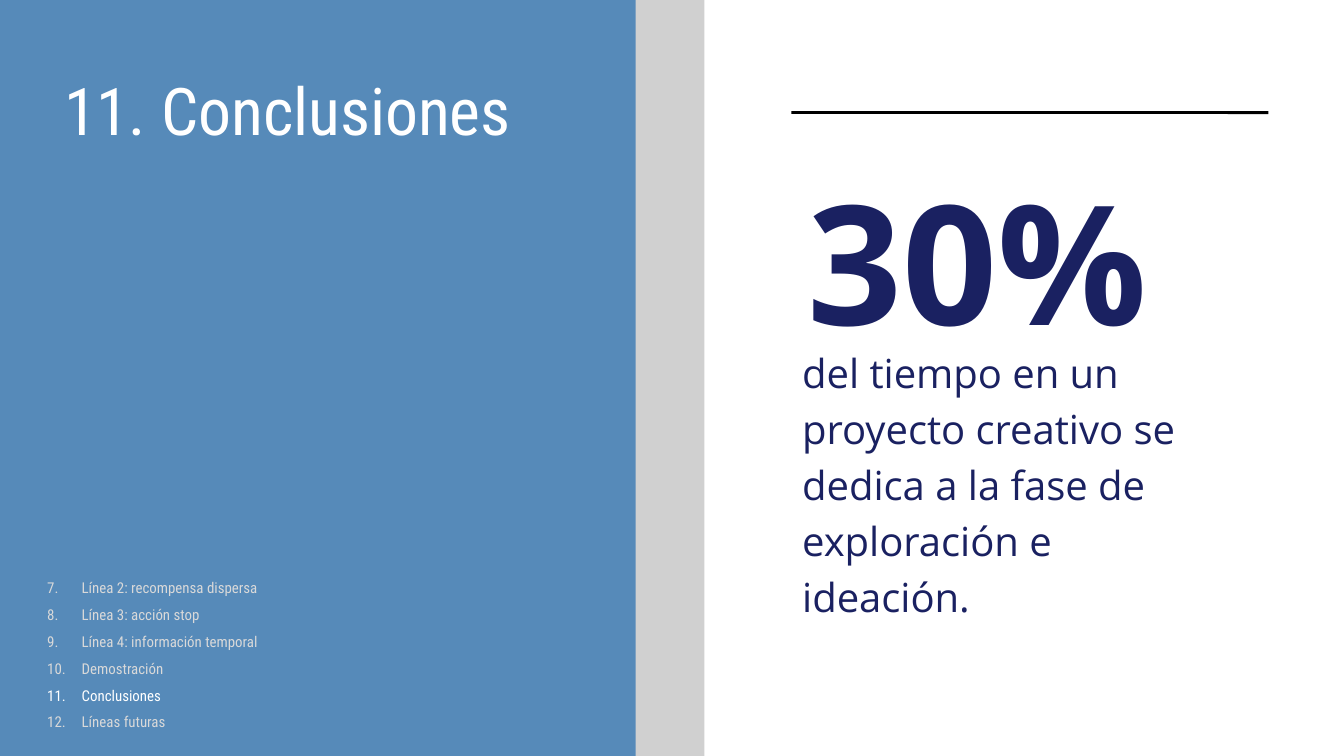
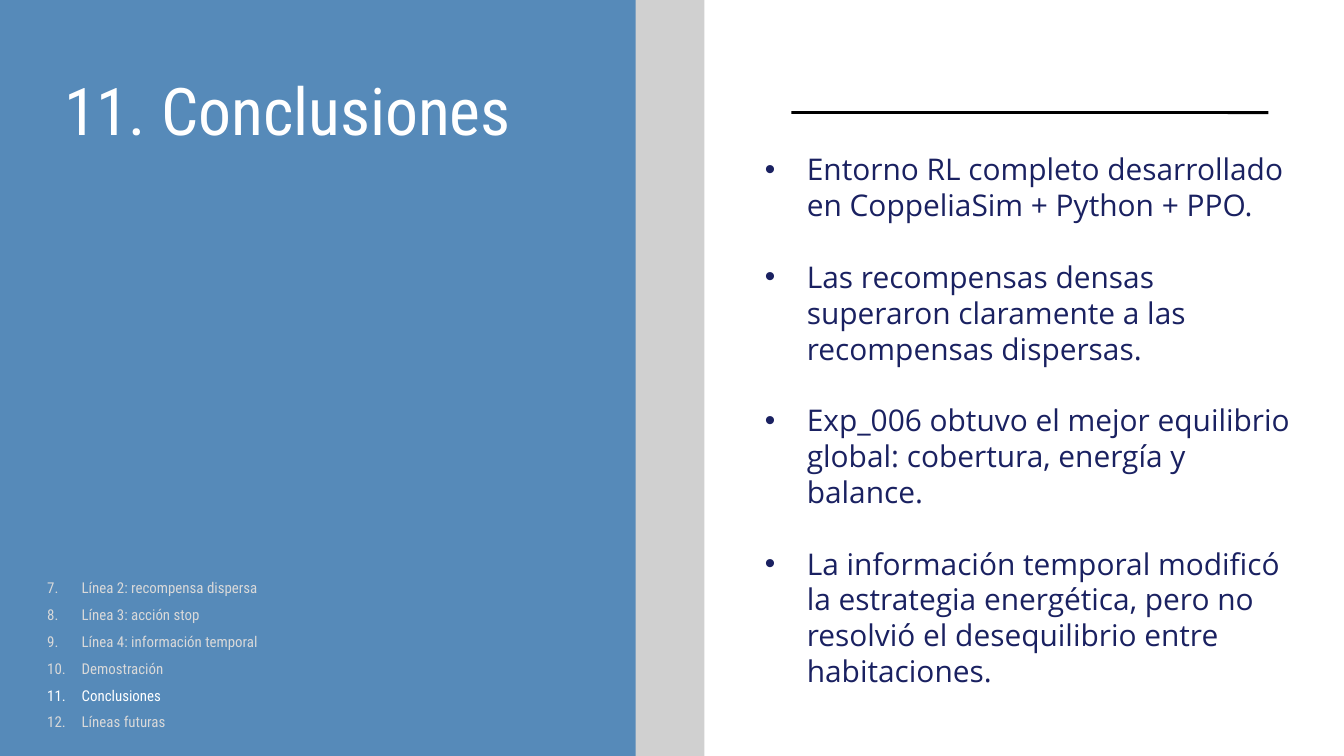
Before and after one commit to davidsolero/TFG-Coppelia-Reinforcement-Learning, a slide deck: slide 18 of redaccion/defensa/Presentación Trabajo Final Tesis Profesional Moderna Sencilla Azul .pptx. Drawn at 1344x756 pixels with LibreOffice and Linux fonts; fonts in the diff are those of the drawing; grey boxes stand for pictures. Boxes give left, top, right and bottom in pixels: in the first picture for what was removed or moved away, otherwise in the second. Text is boxed around its words. In the diff, an @@ line names an element or a change of style, - is before the commit and + after.

```diff
--- a/redaccion/defensa/Presentación Trabajo Final Tesis Profesional Moderna Sencilla Azul .pptx
+++ b/redaccion/defensa/Presentación Trabajo Final Tesis Profesional Moderna Sencilla Azul .pptx
@@ text at bbox=[807, 157, 1290, 683]: text changed; size 42.9 to 32 pt @@
-del tiempo en un proyecto creativo se dedica a la fase de exploración e ideación.
+• Entorno RL completo desarrollado en CoppeliaSim + Python + PPO.
+• Las recompensas densas superaron claramente a las recompensas dispersas.
+• Exp_006 obtuvo el mejor equilibrio global: cobertura, energía y balance.
+• La información temporal modificó la estrategia energética, pero no resolvió el desequilibrio entre habitaciones.
@@ text removed at bbox=[808, 204, 1147, 367] @@
-30%
```
Also in this commit, not shown: 7 other slides changed.
